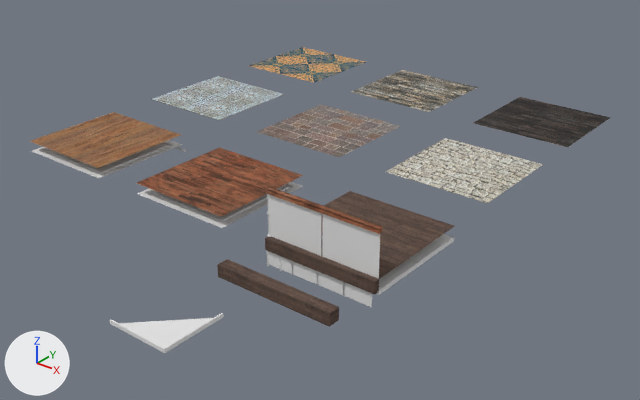
An edit to the FBX model Unity/Candle_Light/Assets/Models/AssetsHall.fbx, drawn before and after from the same camera.
Both versions are drawn from a 50 mm camera at (9.89, -9.66, 6.25) aimed at (0.86, 1.63, -0.75). Lighting does not change. The marker at lower left points along +X, +Y and +Z. Vertices at the same position are counted once.

The first picture shows 'BordaMadeiraEscura', 'ChaoDecorado2', 'ChaoMadeira', 'ChaoMadeiraAntiga', 'ChaoMadeiraAntigaEscura', 'ChaoMadeiraEscura', 'ChaoMadeiraTabuas', 'ChaoTijolos', 'ChapDecorado1', 'Coisinha', 'Parapeito', 'ParedePedra', 'Teto3', 'Teto4', 'VigaMadeiraEscura'.
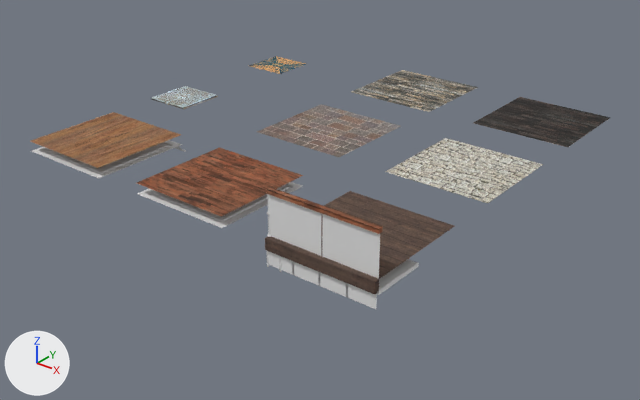
Commit message: Mais coisinhas 😭

Where the newer file only moved an object's origin or applied its transform, the numbers keep the older frame.

The change, as a diff of the scene's bpy script:
```diff
--- a/Unity/Candle_Light/Assets/Models/AssetsHall.fbx.py
+++ b/Unity/Candle_Light/Assets/Models/AssetsHall.fbx.py
@@ me_plane_023 @@
 # used by ob_chapdecorado1; location = (-3.5, 2.5, 0.0)
-me_plane_023.from_pydata(...)  # 25 vertices, 20 faces; spans x -0.5..1.5, y -0.5..1.5, z 0.0
+me_plane_023.from_pydata(...)  # 8 vertices, 5 faces; spans x -0.5..0.5, y -0.5..0.5, z 0.0..0.03
+# me_plane_023 part 4
+# 17 vertices are removed from x -0.5..1.5, y -0.5..1.5, z 0.0
+# 15 faces are deleted
+# 4 vertices in x -0.48..0.48, y -0.48..0.48, z 0.0 move by (0.0, 0.0, 0.03)
 me_plane_023.materials.append(mat_atlaschaos)
@@ me_plane_027 @@
 me_plane_027.from_pydata(...)  # 164 vertices, 144 faces; spans x -2.0..0.0, y 0.0..2.0, z -0.06..0.0
 # used by ob_teto3; location = (4.0, -1.0, -0.2)
+# me_plane_027 part 1: the loose piece of 41 vertices spanning x -1.0..0.0, y 1.0..2.0, z -0.06..0.0 is deleted
 me_plane_027.materials.append(mat_material)
@@ me_plane_022 @@
 # used by ob_chaodecorado2; location = (-3.5, 5.5, 0.0)
 # verts and faces of me_plane_022; kept vertices keep their numbers, new ones are numbered from 9
 # before: 1 (0.5, -0.5, 0.0) at pixel (280, 74), 2 (-0.5, 0.5, 0.0) at pixel (276, 56), 3 (0.5, 0.5, 0.0) at pixel (307, 63), 4 (1.5, -0.5, 0.0) at pixel (314, 82), 5 (1.5, 0.5, 0.0) at pixel (341, 72)
 # before: 6 (-0.5, 1.5, 0.0) at pixel (302, 47), 7 (0.5, 1.5, 0.0) at pixel (333, 54), 8 (1.5, 1.5, 0.0) at pixel (367, 61)
-me_plane_022.from_pydata(...)  # 9 vertices, 4 faces; spans x -0.5..1.5, y -0.5..1.5, z 0.0
+me_plane_022.from_pydata(...)  # 4 vertices, 1 face; spans x -0.5..0.5, y -0.5..0.5, z 0.0
+# me_plane_022 part 2
+delete_vertices([*range(4, 9)])  # with the faces that use them
 me_plane_022.materials.append(mat_atlaschaos)
@@ me_plane_024 @@
 me_plane_024.from_pydata(...)  # 24 vertices, 8 faces; spans x 0.0..1.92, y -0.05, z -0.26..0.0
 # used by ob_coisinha; location = (2.0, -1.0, -0.2)
+# me_plane_024 part 3: the whole mesh is scaled about its middle by (1.05, 1, 1.05), then moved by (0.03, 0.0, 0.0)
 me_plane_024.materials.append(mat_material)
@@ ob_teto4 @@
-ob_teto4 = bpy.data.objects.new('Teto4', me_plane_004)
-ob_teto4.location = (3.0, -4.0, 0.0)
@@ ob_vigamadeiraescura @@
-ob_vigamadeiraescura = bpy.data.objects.new('VigaMadeiraEscura', me_plane_020)
-ob_vigamadeiraescura.location = (2.0, -2.0, 0.0)
```

Pixel boxes [x1, y1, x2, y2] of what changed, in the pictures (640 x 400 px):
'ChapDecorado1', reshaped (49% narrower, 47% shorter)
    before: [152, 76, 284, 120]
    after: [151, 86, 218, 109]
'VigaMadeiraEscura', deleted (brown)
    before: [217, 259, 339, 327]
'ChaoDecorado2', reshaped (51% narrower, 49% shorter)
    before: [249, 47, 366, 83]
    after: [249, 56, 306, 74]
'Teto4', deleted
    before: [110, 313, 224, 353]
'Coisinha', mesh rescaled
    before: [269, 252, 372, 307]
    after: [269, 252, 377, 309]
'Teto3', reshaped (46% narrower, 40% shorter)
    before: [376, 234, 454, 295]
    after: [377, 259, 419, 295]
part 1 of me_plane_027, deleted
    before: [407, 234, 454, 267]
part 2 of me_plane_022, deleted
    before: [277, 47, 366, 83]
